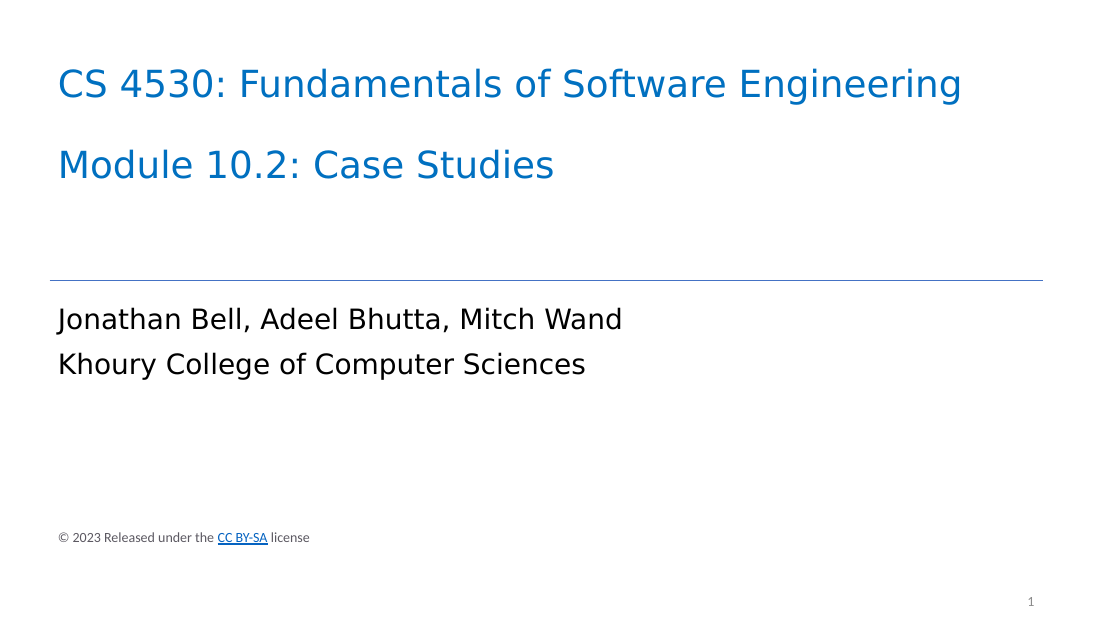
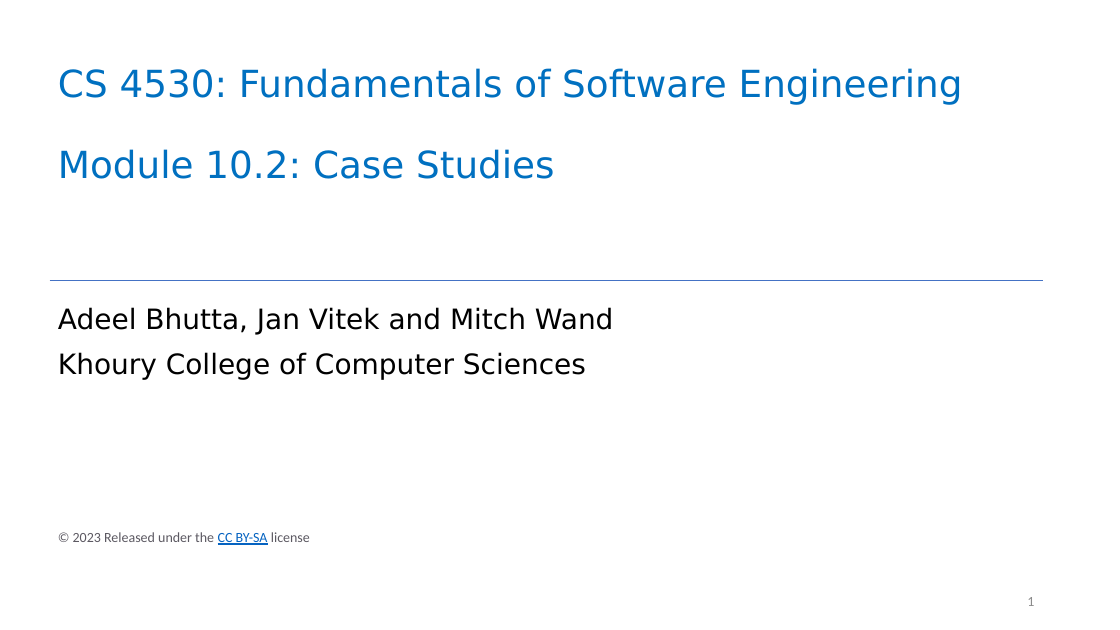
Before and after one commit to neu-se/CS4530-Spring-2023, a slide deck: slide 1 of Slides/Module 10.2 Case Studies.pptx. Drawn at 1120x630 pixels with LibreOffice and Linux fonts; fonts in the diff are those of the drawing. Boxes give left, top, right and bottom in pixels: in the first picture for what was removed or moved away, otherwise in the second. Text is boxed around its words. In the diff, an @@ line names an element or a change of style, - is before the commit and + after.

```diff
--- a/Slides/Module 10.2 Case Studies.pptx
+++ b/Slides/Module 10.2 Case Studies.pptx
@@ subtitle at (58, 307, 614, 335): text changed @@
-Jonathan Bell, Adeel Bhutta, Mitch Wand
+Adeel Bhutta, Jan Vitek and Mitch Wand
```
Also in this commit, not shown: 6 other files.
